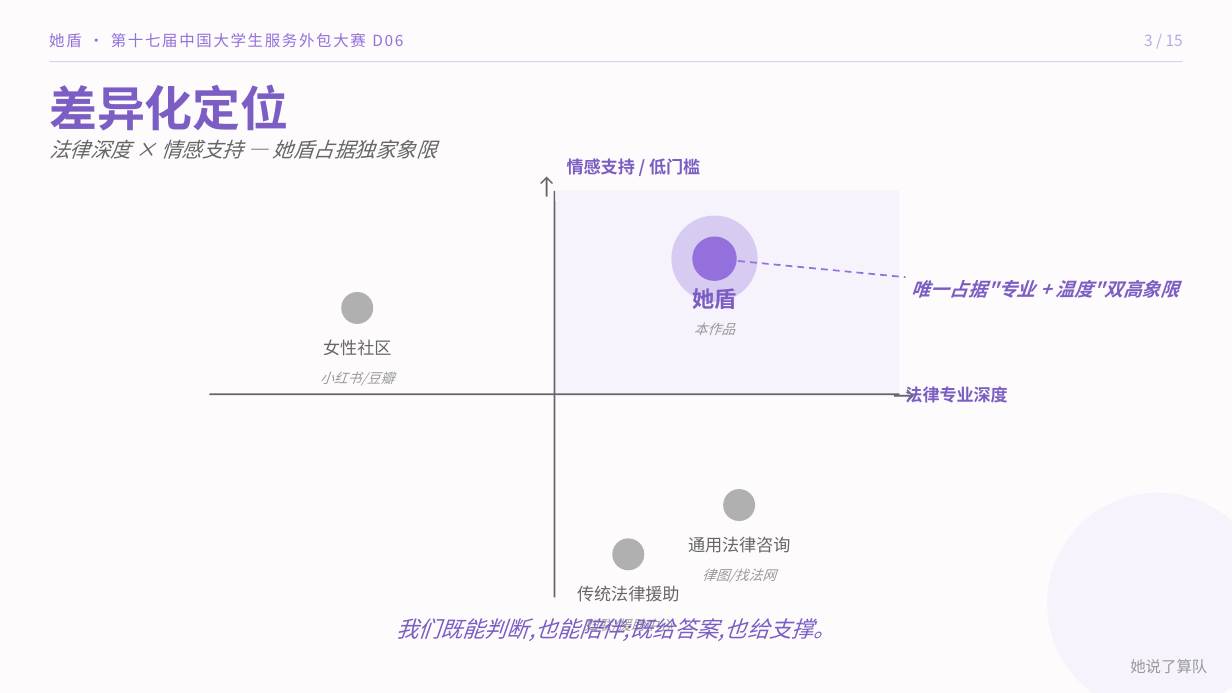
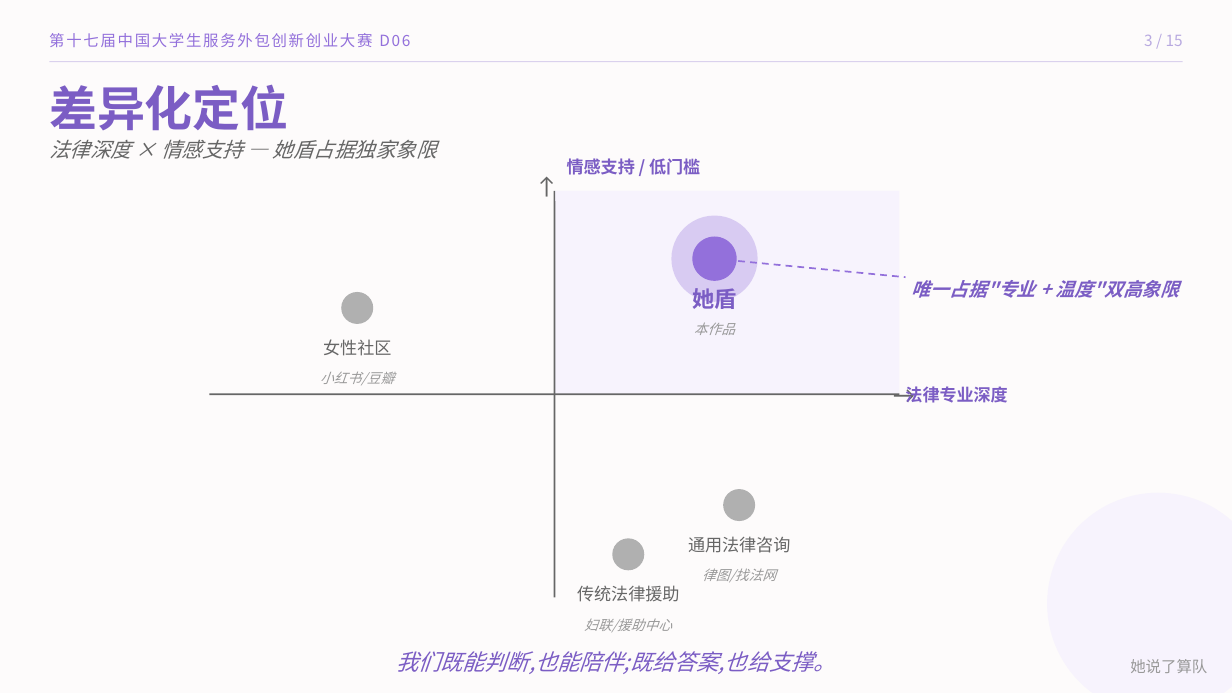
Before and after one commit to Huangjwwen/her_shield, a slide deck: slide 3 of docs/她盾_答辩_v0.2.pptx. Drawn at 1232x693 pixels with LibreOffice and Linux fonts; fonts in the diff are those of the drawing. Boxes give left, top, right and bottom in pixels: in the first picture for what was removed or moved away, otherwise in the second. Text is boxed around its words. In the diff, an @@ line names an element or a change of style, - is before the commit and + after.

```diff
--- a/docs/她盾_答辩_v0.2.pptx
+++ b/docs/她盾_答辩_v0.2.pptx
@@ text at [49, 33, 372, 47]: text changed @@
-她盾 · 第十七届中国大学生服务外包大赛 D06
+第十七届中国大学生服务外包创新创业大赛 D06
@@ text "我们既能判断,也能陪伴;既给答案,也给支撑。": place and size @@
-text "我们既能判断,也能陪伴;既给答案,也给支撑。" at [396, 618, 836, 641]
+text "我们既能判断,也能陪伴;既给答案,也给支撑。" at [396, 651, 836, 674]
```
Also in this commit, not shown: 13 other slides changed, 20 other files.
